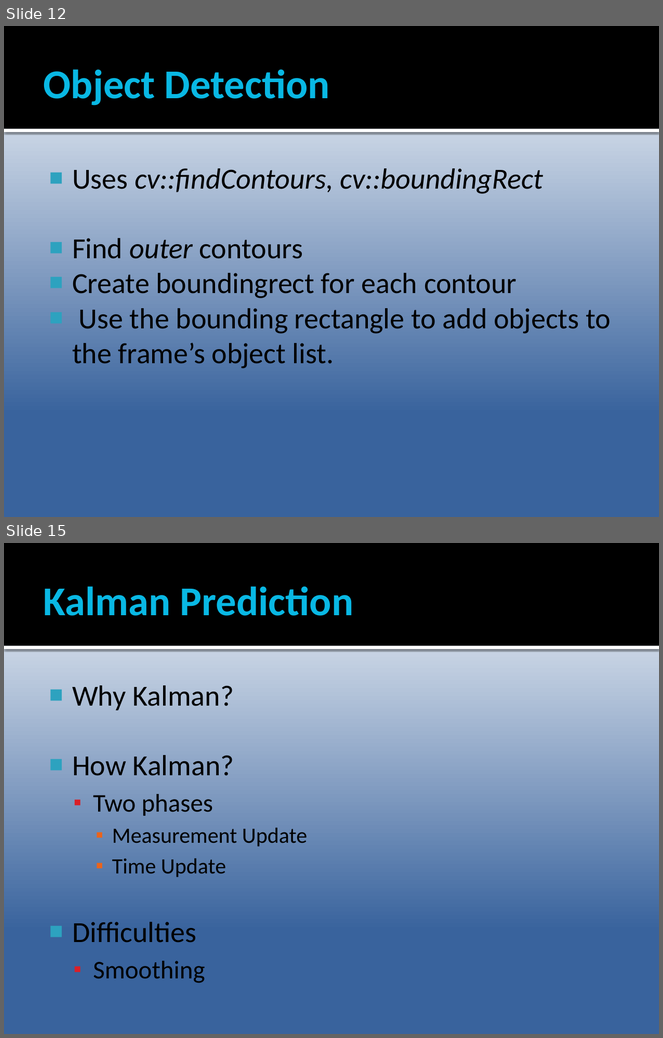
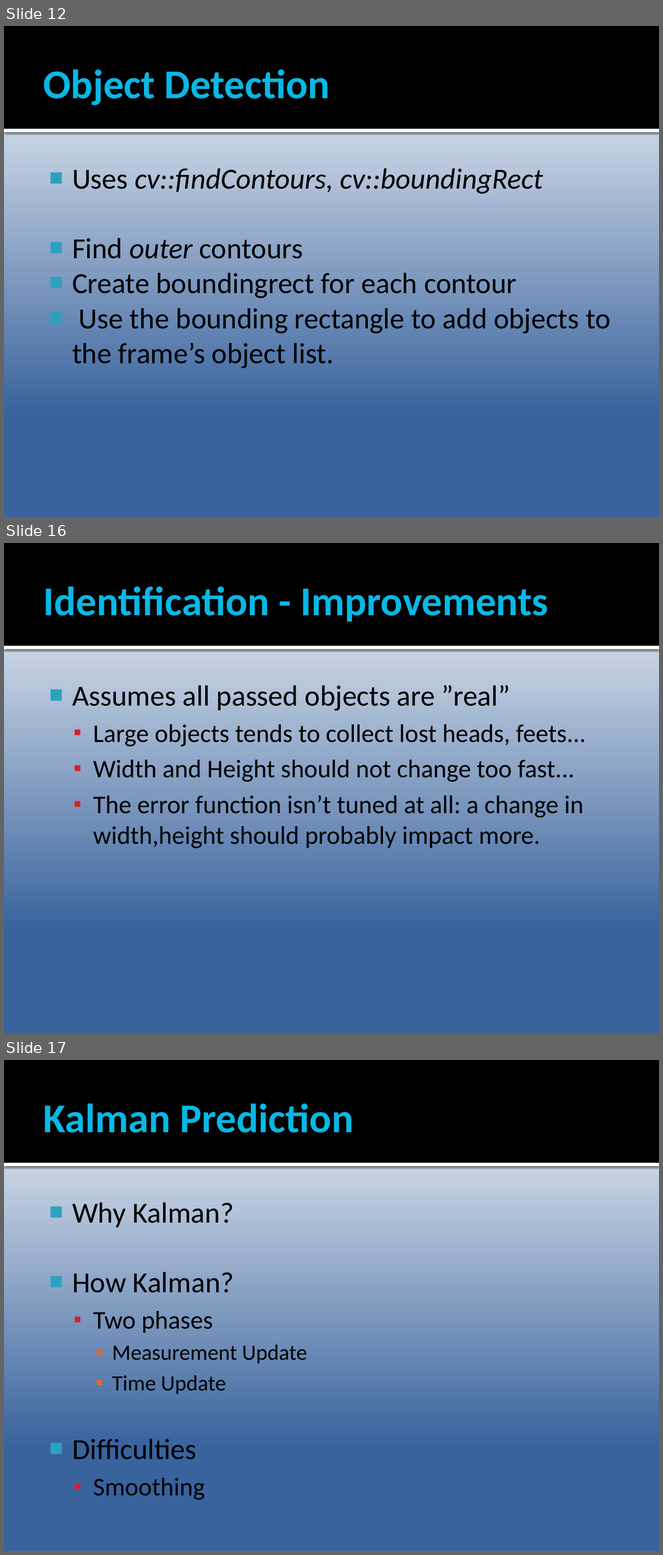
Before and after one commit to Epipolarna/Tracking, a slide deck: Documentation/TSBB15prez.pptx. Shown one above the other, each under a label of ours: slides 12 and 15 before the commit, slides 12, 16 and 17 after it; the slides between them are not shown. The pictures are 663x1038 and 663x1555 pixels, drawn with LibreOffice and Linux fonts; fonts in the diff are those of the drawing; background and template pictures are left out. Boxes give left, top, right and bottom in pixels: in the first picture for what was removed or moved away, otherwise in the second. Text is boxed around its words. In the diff, an @@ line names an element or a change of style, - is before the commit and + after.

```diff
--- a/Documentation/TSBB15prez.pptx
+++ b/Documentation/TSBB15prez.pptx
@@ slide 16 added at [4,543,659,1034], background gradient #FFFFFF to #39639D; not listed: 2 template elements that a slide beside it also shows @@
@@ title added at [44,586,548,622], 45 pt, text #08B8E4, bold @@
+Identification - Improvements
@@ text added at [72,685,586,849], 28 pt, text #000000 @@
+■ Assumes all passed objects are ”real”
+  ▪ Large objects tends to collect lost heads, feets...
+  ▪ Width and Height should not change too fast...
+  ▪ The error function isn’t tuned at all: a change in width,height should probably impact more.
@@ what was slide 15 is now slide 17 @@
```
Also in this commit, not shown: 3 other slides added, 2 slides removed.
